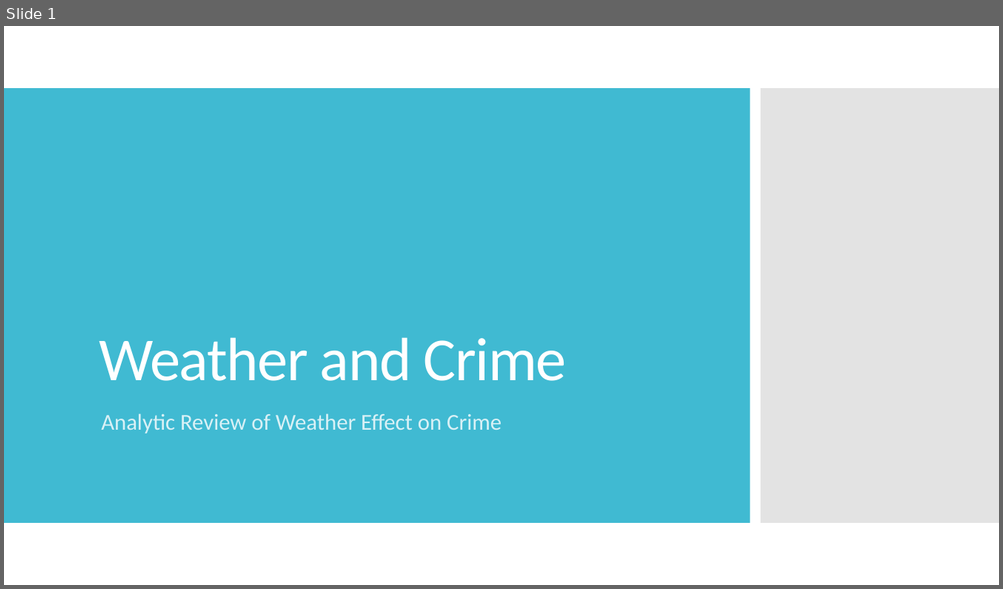
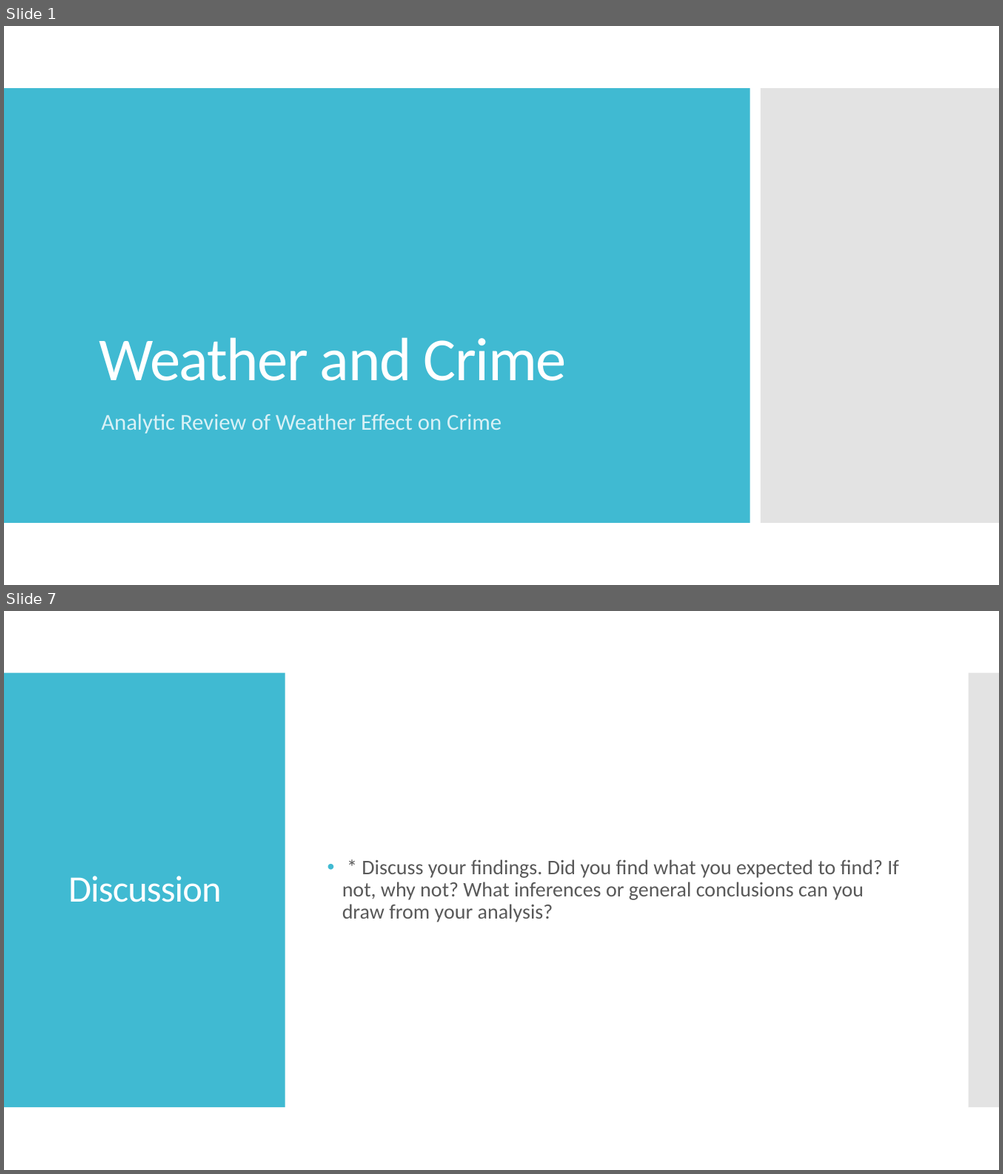
Before and after one commit to minxstm/Bootcamp_Project_1, a slide deck: Weather and Crime Data Analysis Presentation.pptx. Shown one above the other, each under a label of ours: slide 1 before the commit, slides 1 and 7 after it; the slides between them are not shown. The pictures are 1003x589 and 1003x1174 pixels, drawn with LibreOffice and Linux fonts; fonts in the diff are those of the drawing. Boxes give left, top, right and bottom in pixels: in the first picture for what was removed or moved away, otherwise in the second. Text is boxed around its words. In the diff, an @@ line names an element or a change of style, - is before the commit and + after.

```diff
--- a/Weather and Crime Data Analysis Presentation.pptx
+++ b/Weather and Crime Data Analysis Presentation.pptx
@@ slide 7 added at bbox=[4, 611, 999, 1170], background #FFFFFF @@
@@ rectangle added at bbox=[4, 673, 285, 1108], fill #40BAD2 @@
@@ rectangle added at bbox=[968, 673, 999, 1108], fill #C8C8C8 at 50% opacity @@
@@ title added at bbox=[68, 876, 222, 903], 36 pt, text #FFFFFF @@
+Discussion
@@ text added at bbox=[342, 860, 899, 923], 20 pt, text #595959 @@
+• * Discuss your findings. Did you find what you expected to find? If not, why not? What inferences or general conclusions can you draw from your analysis?
```
Also in this commit, not shown: 1 slide changed, 7 other slides added, 6 slides removed.
